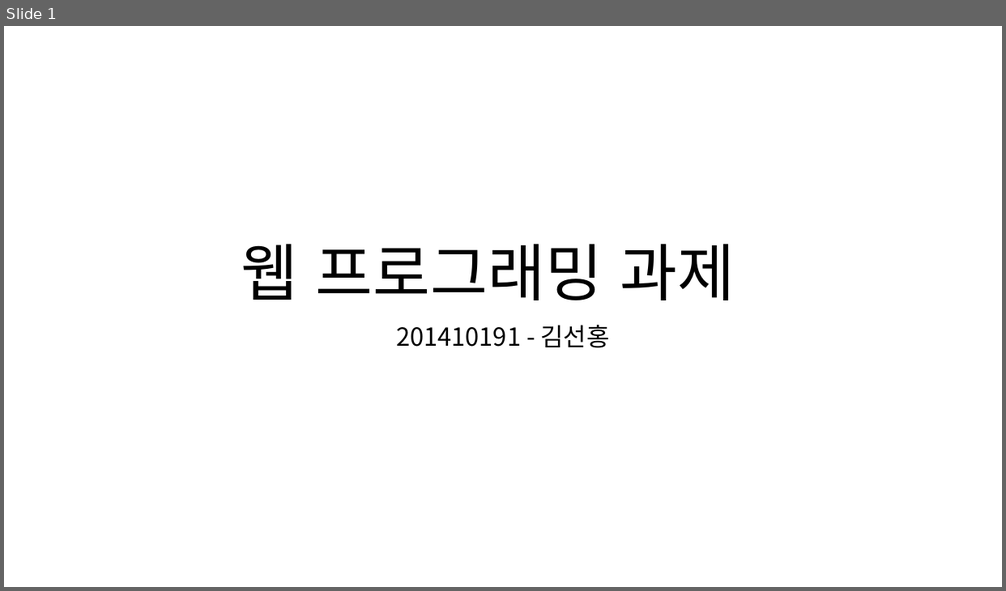
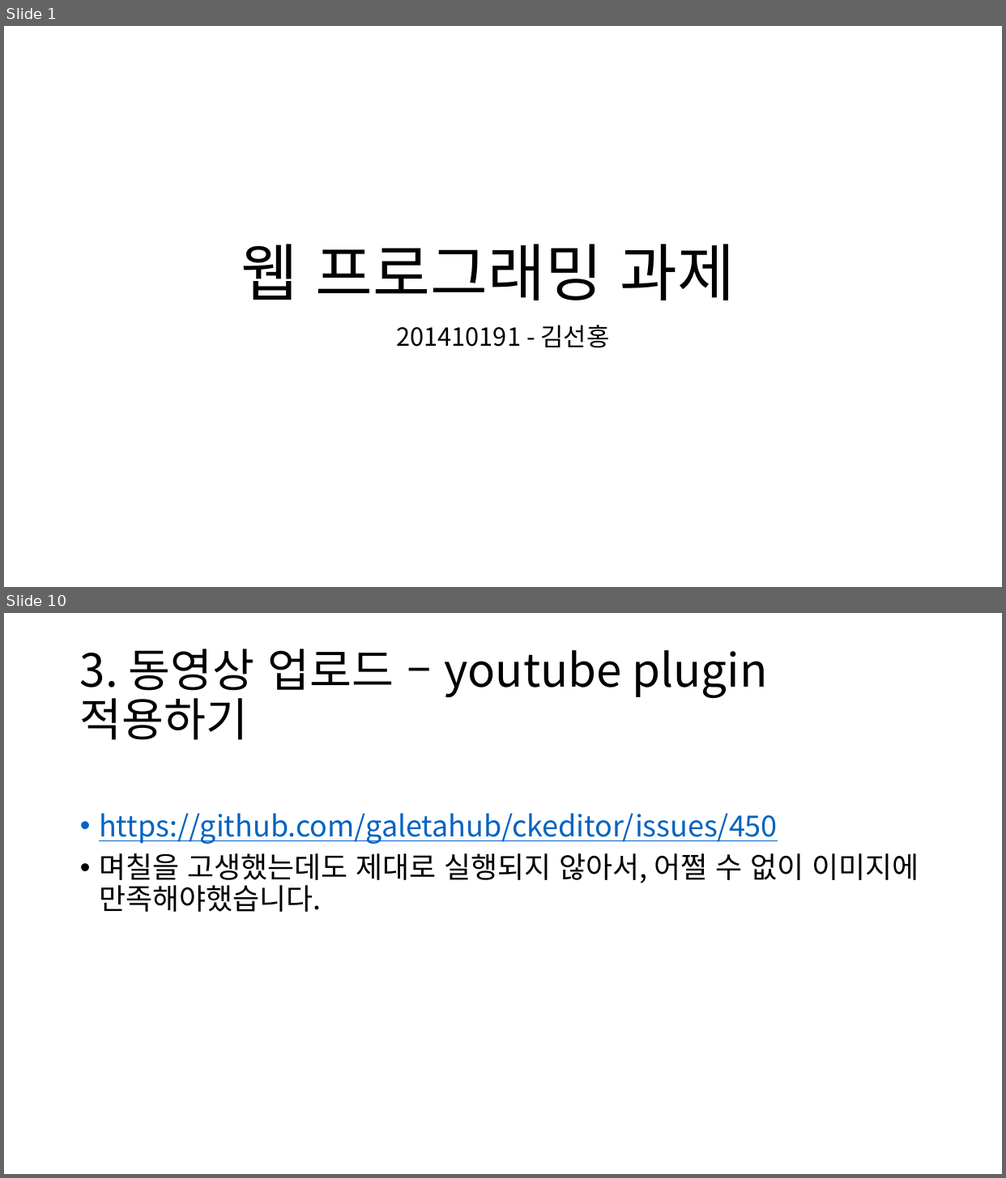
Before and after one commit to scarletbreeze/17-1_semester_webprogramming, a slide deck: webdiary만들기/웹프로그래밍과제.pptx. Shown one above the other, each under a label of ours: slide 1 before the commit, slides 1 and 10 after it; the slides between them are not shown. The pictures are 1006x591 and 1006x1178 pixels, drawn with LibreOffice and Linux fonts; fonts in the diff are those of the drawing. Boxes give left, top, right and bottom in pixels: in the first picture for what was removed or moved away, otherwise in the second. Text is boxed around its words. In the diff, an @@ line names an element or a change of style, - is before the commit and + after.

```diff
--- a/webdiary만들기/웹프로그래밍과제.pptx
+++ b/webdiary만들기/웹프로그래밍과제.pptx
@@ slide 10 added at (4, 613, 1002, 1174), background #FFFFFF @@
@@ title added at (80, 649, 768, 740), 44 pt, text #000000 @@
+3. 동영상 업로드 – youtube plugin 적용하기
@@ text added at (99, 813, 919, 912), 28 pt, text #0563C1, underline @@
+• https://github.com/galetahub/ckeditor/issues/450
+• 며칠을 고생했는데도 제대로 실행되지 않아서, 어쩔 수 없이 이미지에 만족해야했습니다.
```
Also in this commit, not shown: 4 slides changed, 4 other slides added, 5 other files.
